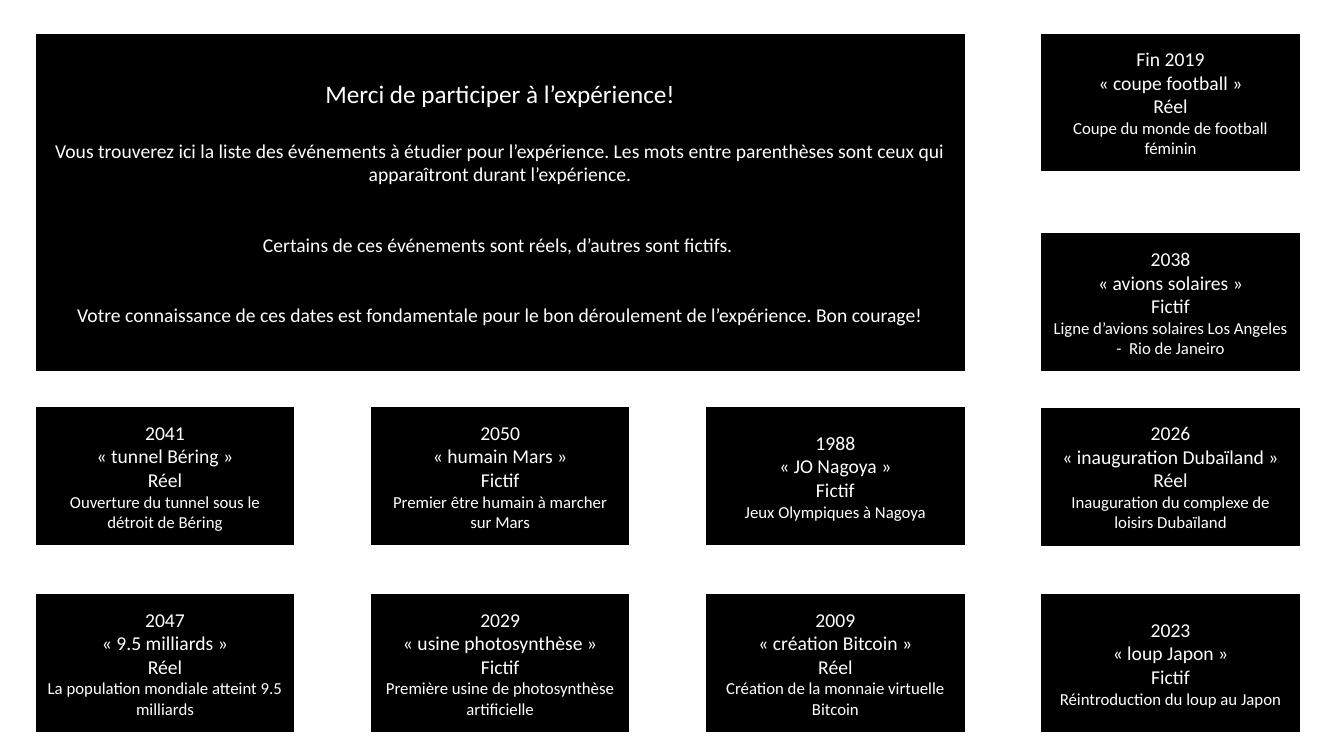
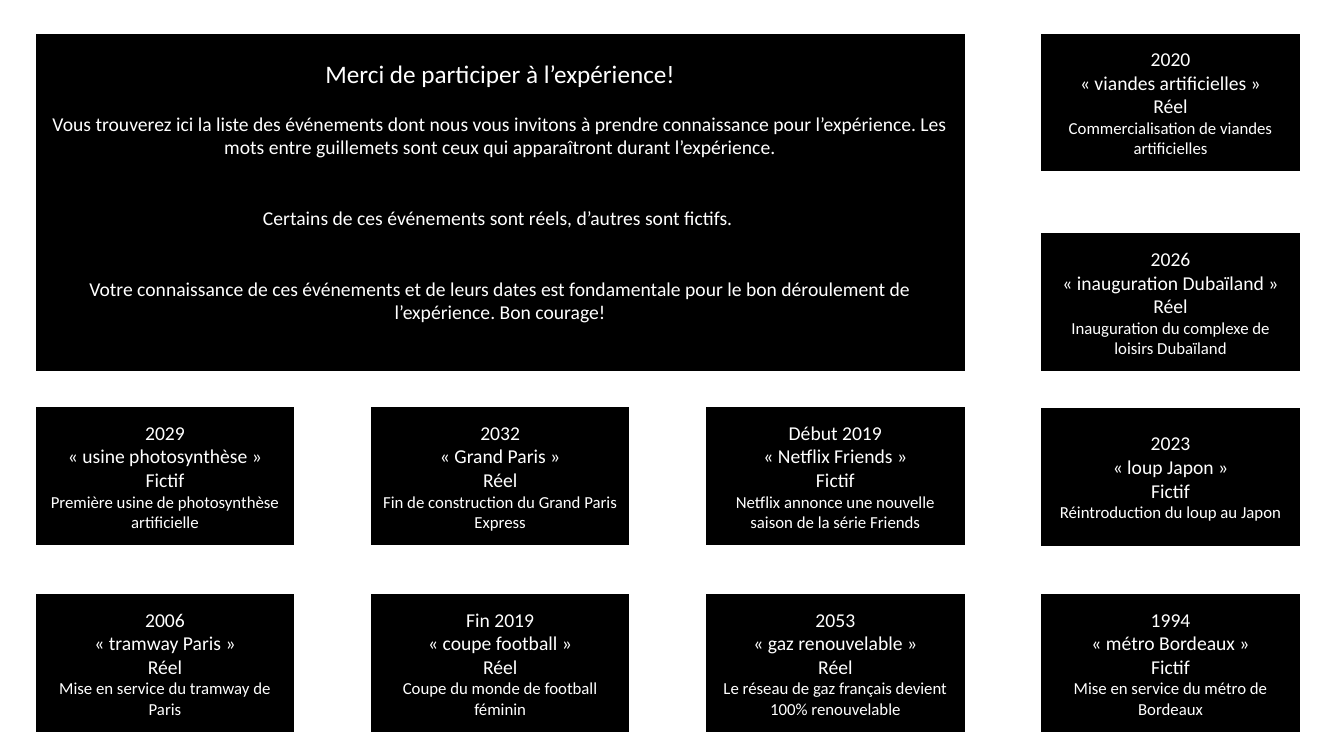
Before and after one commit to Anosaw/PCBS_Self-projection_in_MTT, a slide deck: slide 1 of documents/participant_event_list4.pptx. Drawn at 1344x756 pixels with LibreOffice and Linux fonts; fonts in the diff are those of the drawing. Boxes give left, top, right and bottom in pixels: in the first picture for what was removed or moved away, otherwise in the second. Text is boxed around its words. In the diff, an @@ line names an element or a change of style, - is before the commit and + after.

```diff
--- a/documents/participant_event_list4.pptx
+++ b/documents/participant_event_list4.pptx
@@ text in rectangle at [1094,53,1247,90]: text changed @@
-Fin 2019
-« coupe football »
+2020
+« viandes artificielles »
@@ text in rectangle at [52,117,946,158]: text changed @@
-Vous trouverez ici la liste des événements à étudier pour l’expérience. Les mots entre parenthèses sont ceux qui apparaîtront durant l’expérience.
+Vous trouverez ici la liste des événements dont nous vous invitons à prendre connaissance pour l’expérience. Les mots entre guillemets sont ceux qui apparaîtront durant l’expérience.
@@ text in rectangle at [1069,122,1272,154]: text changed @@
-Coupe du monde de football féminin
+Commercialisation de viandes artificielles
@@ text in rectangle at [1071,252,1269,354]: text changed @@
-2038
-« avions solaires »
-Fictif
-Ligne d’avions solaires Los Angeles - Rio de Janeiro
+2026
+« inauguration Dubaïland »
+Réel
+Inauguration du complexe de loisirs Dubaïland
@@ text in rectangle at [89,282,910,323]: text changed @@
-Votre connaissance de ces dates est fondamentale pour le bon déroulement de l’expérience. Bon courage!
+Votre connaissance de ces événements et de leurs dates est fondamentale pour le bon déroulement de l’expérience. Bon courage!
@@ text in rectangle at [51,427,279,528]: text changed @@
-2041
-« tunnel Béring »
-Réel
-Ouverture du tunnel sous le détroit de Béring
+2029
+« usine photosynthèse »
+Fictif
+Première usine de photosynthèse artificielle
@@ text in rectangle at [383,427,617,531]: text changed @@
-2050
-« humain Mars »
-Fictif
-Premier être humain à marcher sur Mars
+2032
+« Grand Paris »
+Réel
+Fin de construction du Grand Paris Express
@@ text in rectangle at [778,426,892,463]: text changed @@
-1988
-« JO Nagoya »
+Début 2019
+« Netflix Friends »
@@ text in rectangle at [1060,437,1281,521]: text changed @@
-2026
-« inauguration Dubaïland »
-Réel
-Inauguration du complexe de loisirs Dubaïland
+2023
+« loup Japon »
+Fictif
+Réintroduction du loup au Japon
@@ text in rectangle at [736,496,934,528]: text changed @@
-Jeux Olympiques à Nagoya
+Netflix annonce une nouvelle saison de la série Friends
@@ text in rectangle at [109,613,221,653]: text changed @@
-2047
-« 9.5 milliards »
+2006
+« tramway Paris »
@@ text in rectangle at [403,613,598,715]: text changed @@
-2029
-« usine photosynthèse »
-Fictif
-Première usine de photosynthèse artificielle
+Fin 2019
+« coupe football »
+Réel
+Coupe du monde de football féminin
@@ text in rectangle at [768,614,902,654]: text changed @@
-2009
-« création Bitcoin »
+2053
+« gaz renouvelable »
@@ text in rectangle at [1106,614,1235,650]: text changed @@
-2023
-« loup Japon »
+1994
+« métro Bordeaux »
@@ text in rectangle at [59,682,270,715]: text changed @@
-La population mondiale atteint 9.5 milliards
+Mise en service du tramway de Paris
@@ text in rectangle at [723,682,947,715]: text changed @@
-Création de la monnaie virtuelle Bitcoin
+Le réseau de gaz français devient 100% renouvelable
@@ text in rectangle at [1074,682,1267,715]: text changed @@
-Réintroduction du loup au Japon
+Mise en service du métro de Bordeaux
```
Also in this commit, not shown: 1 other slide changed, 36 other files.
